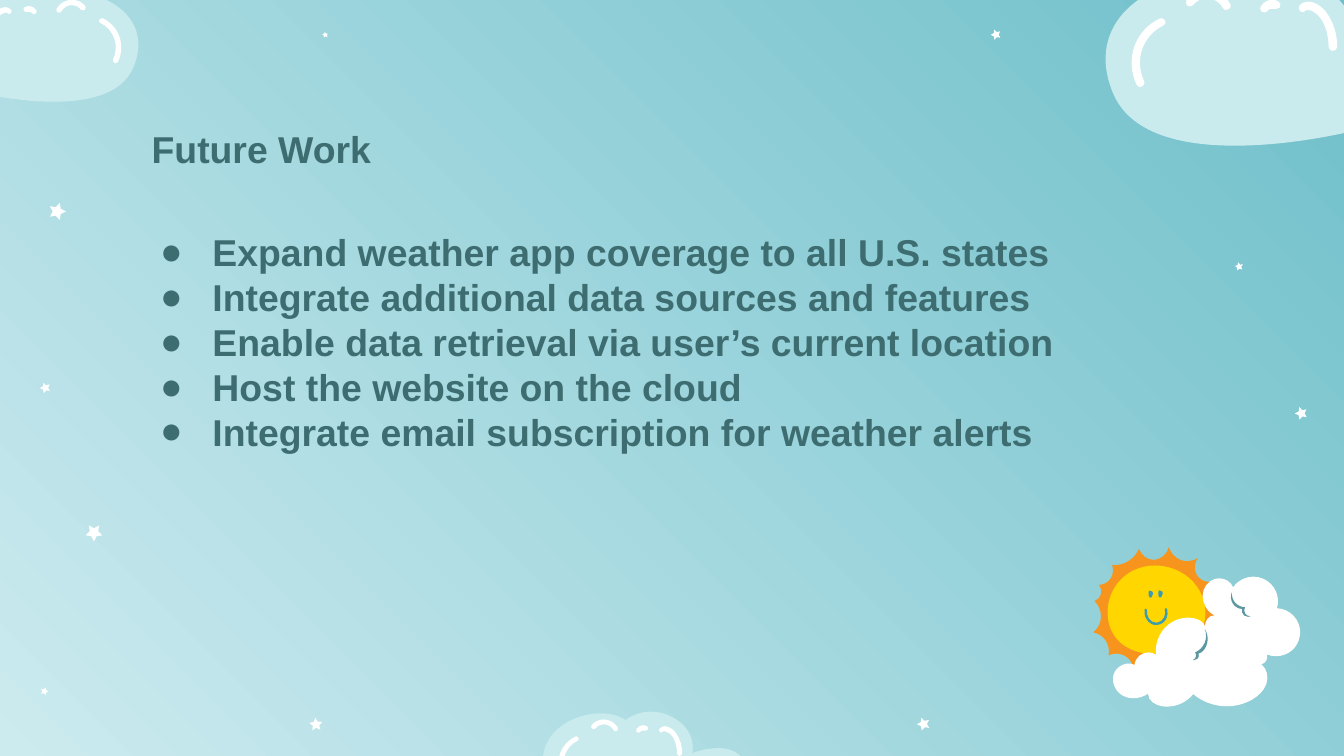
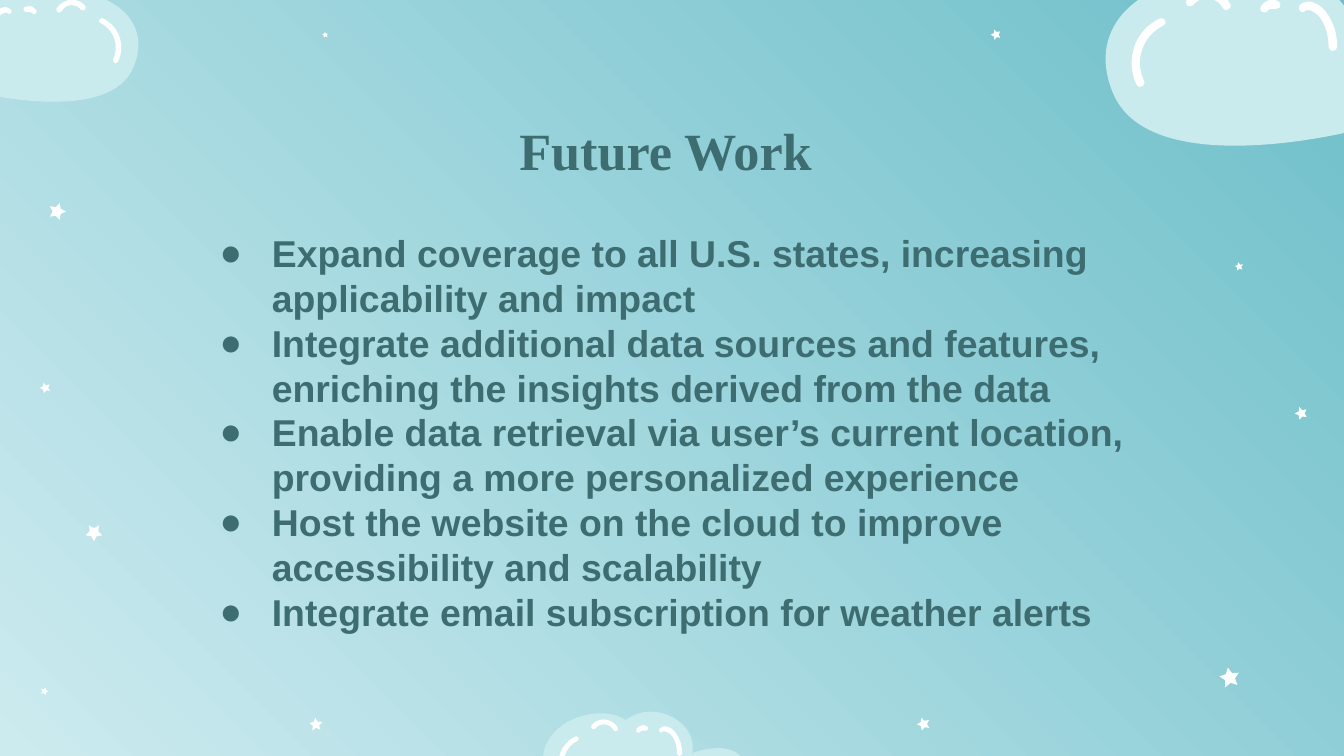
Before and after one commit to Rohit-hooda/DS5110-Final-Project, a slide deck: slide 20 of Deliverables-Presentation-Report/Weather Data Integration Pipeline (MassWeatherHub) – Rohit Hooda, Rimsha Kayastha, Tri Watanasuparp.pptx (slide 19 before the commit). Drawn at 1344x756 pixels with LibreOffice and Linux fonts; fonts in the diff are those of the drawing. Boxes give left, top, right and bottom in pixels: in the first picture for what was removed or moved away, otherwise in the second. Text is boxed around its words. In the diff, an @@ line names an element or a change of style, - is before the commit and + after.

Commit message:
Update ppt

```diff
--- a/Deliverables-Presentation-Report/Weather Data Integration Pipeline (MassWeatherHub) – Rohit Hooda, Rimsha Kayastha, Tri Watanasuparp.pptx
+++ b/Deliverables-Presentation-Report/Weather Data Integration Pipeline (MassWeatherHub) – Rohit Hooda, Rimsha Kayastha, Tri Watanasuparp.pptx
@@ title "Future Work": place and size @@
-title "Future Work" at bbox=[152, 136, 371, 163]
+title "Future Work" at bbox=[519, 134, 812, 171]
@@ title "Future Work" at bbox=[519, 134, 812, 171]: size 20 to 28 pt, font Arial to Times New Roman; alignment left to centre; vertical alignment top to middle @@
@@ text "Expand coverage to all U.S. ...": place and size @@
-text "Expand coverage to all U.S. ..." at bbox=[212, 239, 1053, 453]
+text "Expand coverage to all U.S. ..." at bbox=[272, 240, 1123, 633]
@@ text at bbox=[272, 240, 1123, 589]: text changed @@
-● Expand weather app coverage to all U.S. states
-● Integrate additional data sources and features
-● Enable data retrieval via user’s current location
-● Host the website on the cloud
+● Expand coverage to all U.S. states, increasing applicability and impact
+● Integrate additional data sources and features, enriching the insights derived from the data
+● Enable data retrieval via user’s current location, providing a more personalized experience
+● Host the website on the cloud to improve accessibility and scalability
@@ group removed at bbox=[1093, 547, 1302, 707]: 9 freeform shapes @@
```
Also in this commit, not shown: 9 other slides changed, 2 slides added, 1 slide removed, 15 other files.
